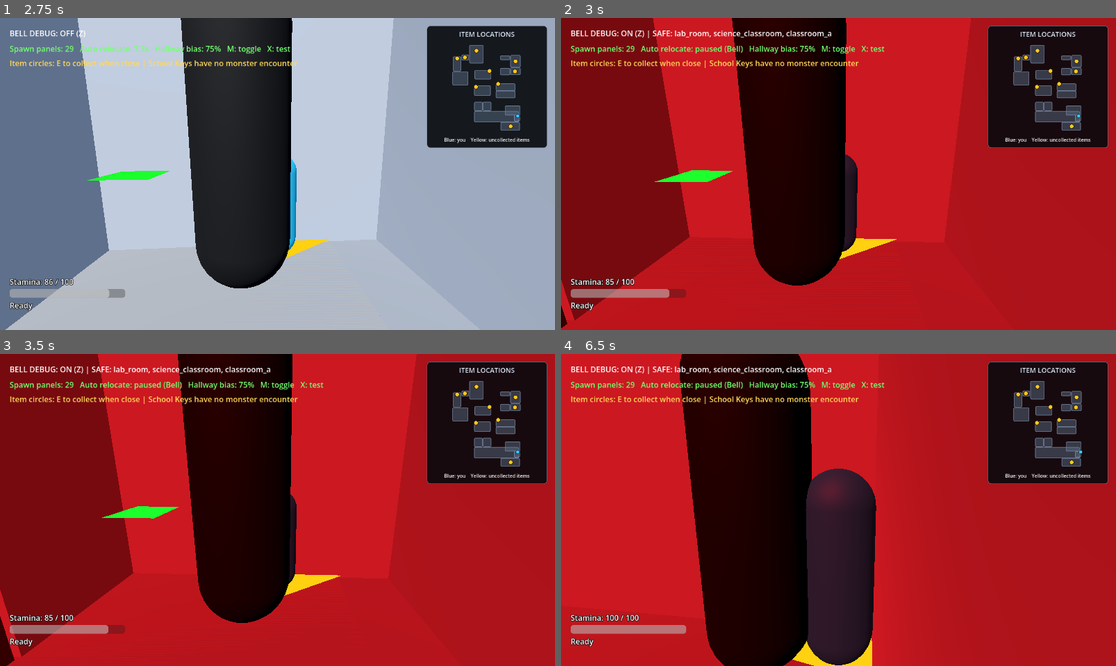
Above: before the commit, frames 1-4 (two rows, left to right).
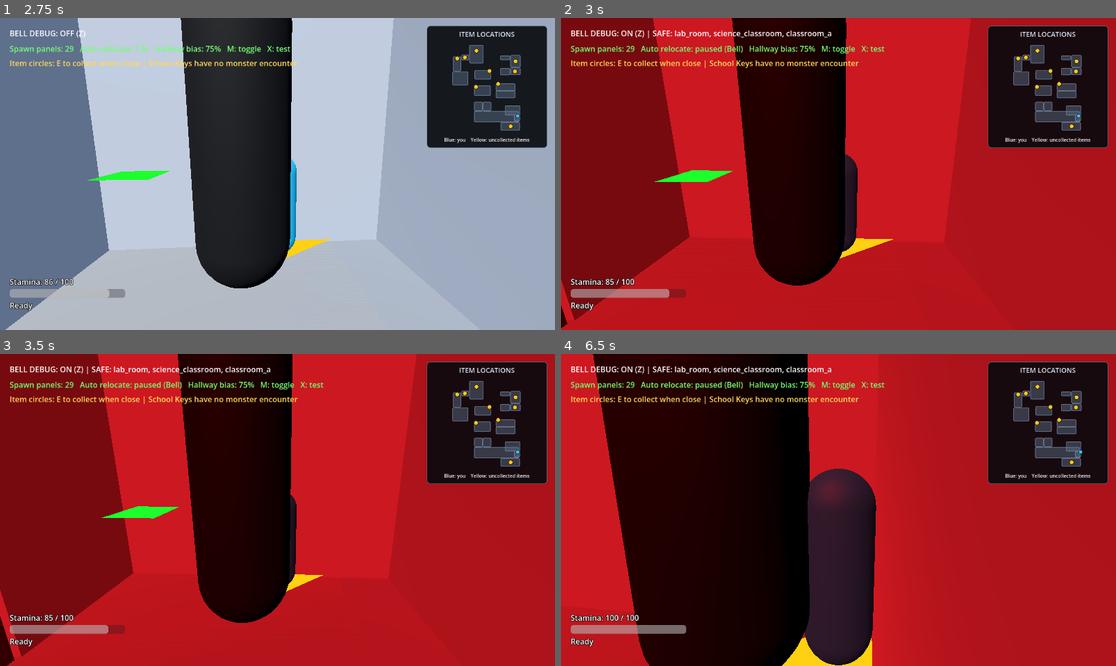
Above: after the commit, the same moments.

Repository: evanqjones/Comp440Project3
Game: Godot game, scene res://scenes/school_blockout_preview.tscn
Same seed, same stepped clock (60 frames per second), same inputs: the game is played once before the commit and once after it.
Inputs (mouse positions are in pixels of both pictures, inside the frame that each line leads up to):
- Up to frame 1 (2.75 s): tap Enter at 0.5 s; move the mouse to (305, 174) at 0.52 s; hold W from 0.53 s (still down); tap E at 0.6 s; move the mouse to (249, 174) at 1.27 s; tap Ctrl at 1.35 s; move the mouse to (288, 167) at 2.02 s; hold Shift from 2.03 s (still down)
- Up to frame 2 (3 s): keep holding W; move the mouse to (832, 180) at 2.77 s; release Shift at 2.78 s; tap Z at 2.85 s
- Up to frame 3 (3.5 s): keep holding W
- Up to frame 4 (6.5 s): move the mouse to (877, 513) at 3.52 s; tap one key every 0.75 s from 3.6 s: M X E Ctrl; move the mouse to (794, 506) at 4.27 s; move the mouse to (844, 510) at 5.02 s; move the mouse to (816, 503) at 5.77 s; release W at 5.78 s; hold D from 5.78 s (still down)

Frame 1 is identical in both runs. In frame 2, less than 0.1% of the frame differs, in the area x 32-61%, y 6-84%; in frame 3, 0.2%; in frame 4, 14%, in the area x 5-46%, y 0-100%.
Error before the commit: Invalid assignment of property or key 'visible' with value of type 'bool' on a base object of type 'Nil'. (res://scenes/school_blockout_preview.gd:178)
Error after the commit: Invalid assignment of property or key 'visible' with value of type 'bool' on a base object of type 'Nil'. (res://scenes/school_blockout_preview.gd:181)

Commit message:
Spawn Bell monster in hallway before direct chase

Diff:
--- a/scenes/monster_placeholder.gd
+++ b/scenes/monster_placeholder.gd
@@ -24,6 +24,8 @@
 @export_range(0.5, 15.0, 0.5) var preview_snack_sight_half_width: float = 6.0
 @export_range(0.1, 2.0, 0.05) var preview_ruler_hall_speed: float = 1.1
 @export_range(1.0, 20.0, 0.5) var preview_ruler_spotlight_chase_speed: float = 8.0
+@export_group("Provisional Bell Chase")
+@export_range(0.0, 15.0, 0.25) var preview_bell_start_delay: float = 3.0
 @export_group("Provisional Final Bell Chase")
 @export_range(0.0, 15.0, 0.25) var preview_final_bell_start_delay: float = 5.0
 @export_range(1.0, 8.0, 0.25) var preview_final_bell_follow_distance: float = 3.5
@@ -891,6 +893,14 @@
     _has_bell_target = false
     _set_state(&"BELL_CHASE" if active else &"PATROL")
 
+func begin_preview_bell_phase_chase() -> void:
+    _preview_final_bell_tail_chase = false
+    _preview_final_bell_delay_remaining = preview_bell_start_delay
+    _bell_path_refresh = 0.0
+    _has_bell_target = false
+    set_preview_bell_active(true)
+    _set_state(&"BELL_CHASE")
+
 func begin_preview_final_bell_chase() -> void:
     _preview_final_bell_tail_chase = true
     _preview_final_bell_delay_remaining = preview_final_bell_start_delay
@@ -1054,7 +1064,7 @@
         velocity = Vector3.ZERO
         move_and_slide()
         return
-    if _preview_final_bell_tail_chase and _preview_final_bell_delay_remaining > 0.0:
+    if _preview_final_bell_delay_remaining > 0.0:
         _preview_final_bell_delay_remaining = maxf(
             0.0,
             _preview_final_bell_delay_remaining - get_physics_process_delta_time()
--- a/scenes/school_blockout_preview.gd
+++ b/scenes/school_blockout_preview.gd
@@ -103,6 +103,7 @@
 var _item_room_bounds: Dictionary = {}
 var _active_preview_encounter: StringName = &""
 var _final_bell_started := false
+var _bell_hall_spawn_pending := false
 var _final_exit_door: Node3D
 var _final_exit_door_slammed := false
 var _science_encounter_started := false
@@ -174,6 +175,8 @@
 	_update_ruler_hall_event(delta)
 	_try_science_room_encounter_spawn()
 	_try_science_window_stalk_spawn()
+	if _bell_hall_spawn_pending and _bell_debug_active and not _final_bell_started:
+		_bell_hall_spawn_pending = not _start_bell_chase_from_hallway()
 	_camera_hallway_spawn_valid = _update_follow_camera_hallway_spawn()
 	_camera_hallway_spawn.visible = _spawn_marker_nodes_visible and _camera_hallway_spawn_valid
 	_update_item_minimap_player_dot()
@@ -791,15 +794,6 @@
 		_final_exit_door.call("open_for_escape", opening_side)
 	else:
 		push_warning("Final key collected, but the entrance door could not be found.")
-	var key_room_bounds: AABB = _item_room_bounds.get(&"storage_closet", AABB())
-	if key_room_bounds.size != Vector3.ZERO:
-		var spawn := _final_key_monster_spawn(key_room_bounds)
-		monster.global_position = spawn
-		monster.velocity = Vector3.ZERO
-		monster.visible = true
-		monster.collision_layer = 2
-		monster.collision_mask = 1
-		monster.set_physics_process(true)
 	_final_bell_started = true
 	_bell_debug_active = true
 	preview_environment.environment.background_color = BELL_BACKGROUND
@@ -812,44 +806,18 @@
 	_sync_safe_room_door_links()
 	var no_safe_rooms: Array[StringName] = []
 	monster.set_safe_rooms(no_safe_rooms)
+	_bell_hall_spawn_pending = false
+	var key_room_bounds: AABB = _item_room_bounds.get(&"storage_closet", AABB())
+	if key_room_bounds.size != Vector3.ZERO:
+		monster.global_position = _final_key_monster_spawn(key_room_bounds)
+		monster.velocity = Vector3.ZERO
+		monster.visible = true
+		monster.collision_layer = 2
+		monster.collision_mask = 1
+		monster.set_physics_process(true)
 	monster.call("begin_preview_final_bell_chase")
 	bell_status.text = "FINAL BELL: ON | Escape to the entrance"
-	item_help.text = "Front Door Key collected | The monster is in the Storage Closet | 5 seconds, then run to the entrance"
-
-func _find_school_entrance_door() -> Node3D:
-	var lobby_floor := _find_room_floor(school, "lobby floor")
-	if lobby_floor == null or lobby_floor.mesh == null:
-		return null
-	var lobby_bounds: AABB = lobby_floor.global_transform * lobby_floor.mesh.get_aabb()
-	var best_door: Node3D
-	var best_distance := INF
-	for candidate in get_tree().get_nodes_in_group("preview_school_doors"):
-		var door := candidate as Node3D
-		var door_id := String(door.get("door_id")).to_lower() if door != null else ""
-		if door == null or not door_id.contains("lobby") or door_id.contains("main office"):
-			continue
-		# The final escape is through the Lobby's south/front entrance, not its
-		# separate west doorway that leads into the outside area.
-		var distance := absf(door.global_position.z - lobby_bounds.end.z)
-		if distance < best_distance:
-			best_distance = distance
-			best_door = door
-	return best_door
-
-func _player_has_cleared_school_entrance() -> bool:
-	if not is_instance_valid(_final_exit_door):
-		return false
-	var lobby_floor := _find_room_floor(school, "lobby floor")
-	if lobby_floor == null or lobby_floor.mesh == null:
-		return false
-	var lobby_bounds: AABB = lobby_floor.global_transform * lobby_floor.mesh.get_aabb()
-	var entrance_direction := _final_exit_door.global_position - lobby_bounds.get_center()
-	entrance_direction.y = 0.0
-	if entrance_direction.length_squared() < 0.001:
-		return false
-	var player_offset := player.global_position - _final_exit_door.global_position
-	player_offset.y = 0.0
-	return player_offset.dot(entrance_direction.normalized()) > 1.0
+	item_help.text = "Front Door Key collected | The monster enters from the Storage Closet | 5 seconds, then run to the entrance"
 
 func _final_key_monster_spawn(room_bounds: AABB) -> Vector3:
 	var navigation_map: RID = monster.get_node("NavigationAgent3D").get_navigation_map()
@@ -874,6 +842,41 @@
 			best_distance = distance
 			best_position = snapped
 	return best_position
+
+func _find_school_entrance_door() -> Node3D:
+	var lobby_floor := _find_room_floor(school, "lobby floor")
+	if lobby_floor == null or lobby_floor.mesh == null:
+		return null
+	var lobby_bounds: AABB = lobby_floor.global_transform * lobby_floor.mesh.get_aabb()
+	var best_door: Node3D
+	var best_distance := INF
+	for candidate in get_tree().get_nodes_in_group("preview_school_doors"):
+		var door := candidate as Node3D
+		var door_id := String(door.get("door_id")).to_lower() if door != null else ""
+		if door == null or not door_id.contains("lobby") or door_id.contains("main office"):
+			continue
+		# The final escape is through the Lobby's south/front entrance, not its
+		# separate west doorway that leads into the outside area.
+		var distance := absf(door.global_position.z - lobby_bounds.end.z)
+		if distance < best_distance:
+			best_distance = distance
+			best_door = door
+	return best_door
+
+func _player_has_cleared_school_entrance() -> bool:
+	if not is_instance_valid(_final_exit_door):
+		return false
+	var lobby_floor := _find_room_floor(school, "lobby floor")
+	if lobby_floor == null or lobby_floor.mesh == null:
+		return false
+	var lobby_bounds: AABB = lobby_floor.global_transform * lobby_floor.mesh.get_aabb()
+	var entrance_direction := _final_exit_door.global_position - lobby_bounds.get_center()
+	entrance_direction.y = 0.0
+	if entrance_direction.length_squared() < 0.001:
+		return false
+	var player_offset := player.global_position - _final_exit_door.global_position
+	player_offset.y = 0.0
+	return player_offset.dot(entrance_direction.normalized()) > 1.0
 
 func _finish_microphone_escape() -> void:
 	var exit_door := _find_auditorium_exit_door()
@@ -1801,6 +1804,22 @@
 	var spawn_kind := String(marker.get_meta("spawn_kind", ""))
 	return spawn_kind in ["Beyond hallway corner", "T-intersection", "Far end of hall", "Behind lockers (hall side)", "Behind camera hallway"]
 
+func _start_bell_chase_from_hallway() -> bool:
+	var hallway_candidates: Array[Node3D] = []
+	for marker in _spawn_markers:
+		if _is_hallway_spawn(marker):
+			hallway_candidates.append(marker)
+	if _camera_hallway_spawn_valid and is_instance_valid(_camera_hallway_spawn):
+		hallway_candidates.append(_camera_hallway_spawn)
+	hallway_candidates.shuffle()
+	for marker in hallway_candidates:
+		if not monster.try_preview_offscreen_teleport(marker.global_position, player.player_camera, true):
+			continue
+		monster.call("begin_preview_bell_phase_chase")
+		print("Monster spawned in hallway for Bell chase: %s" % marker.get_meta("spawn_id", marker.name))
+		return true
+	return false
+
 func _update_follow_camera_hallway_spawn() -> bool:
 	if not is_instance_valid(_camera_hallway_spawn) or not is_instance_valid(player.player_camera):
 		return false
@@ -1920,6 +1939,7 @@
 		_choose_preview_safe_rooms()
 		bell_status.text = "BELL DEBUG: ON (Z) | SAFE: %s" % ", ".join(PackedStringArray(_active_safe_room_ids.map(func(id: StringName) -> String: return String(id))))
 	else:
+		_bell_hall_spawn_pending = false
 		_active_safe_room_ids.clear()
 		for safe_light in _safe_room_lights.values():
 			(safe_light as OmniLight3D).queue_free()
@@ -1927,7 +1947,10 @@
 		bell_status.text = "BELL DEBUG: OFF (Z)"
 	_sync_safe_room_door_links()
 	monster.set_safe_rooms(_active_safe_room_ids)
-	monster.call("set_preview_bell_active", _bell_debug_active)
+	if _bell_debug_active:
+		_bell_hall_spawn_pending = not _start_bell_chase_from_hallway()
+	else:
+		monster.call("set_preview_bell_active", false)
 
 func _find_room_floor(node: Node, room_name: String) -> MeshInstance3D:
 	if node is MeshInstance3D and node.name.to_lower().contains(room_name):
Not shown, changed: After-School-AI-GDD/docs/PROGRESS.md
Not shown, changed: WORK_LOG.md
